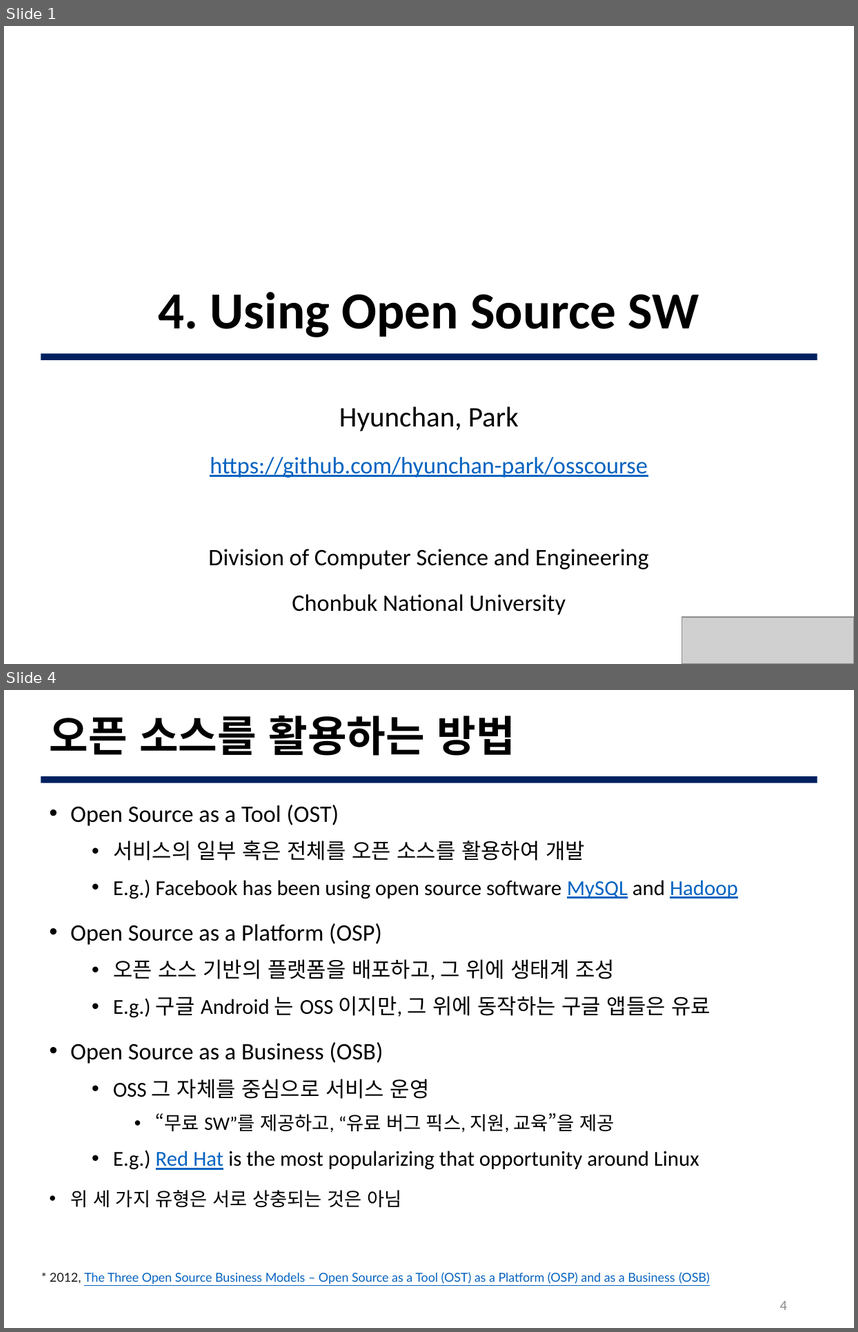
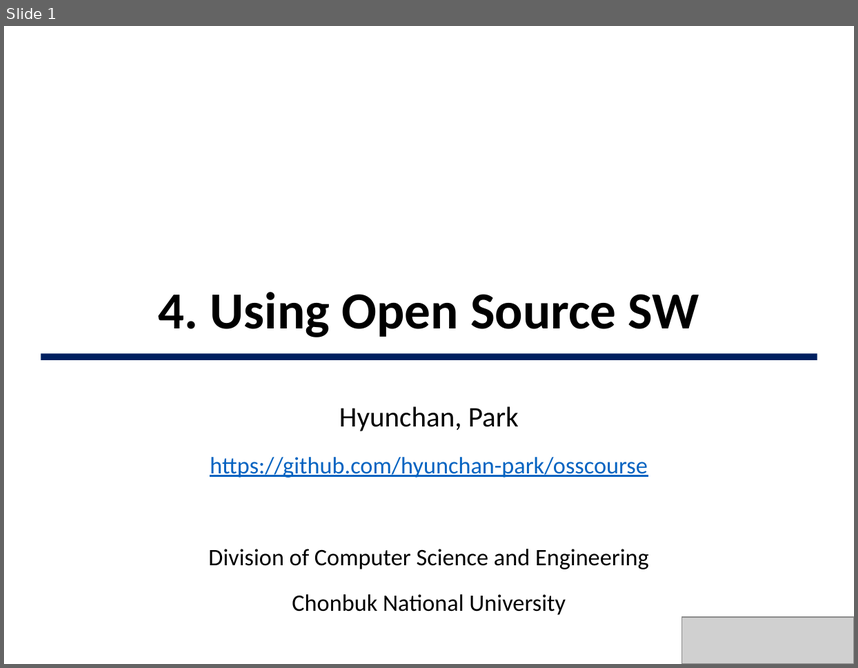
Before and after one commit to JBNU-JEduTools/osscourse, a slide deck: Slides/4. Using Open Source SW.pptx. Shown one above the other, each under a label of ours: slides 1 and 4 before the commit, slide 1 after it; the slides between them are not shown. The pictures are 858x1332 and 858x668 pixels, drawn with LibreOffice and Linux fonts; fonts in the diff are those of the drawing; grey boxes stand for pictures; background and template pictures are left out. Boxes give left, top, right and bottom in pixels: in the first picture for what was removed or moved away, otherwise in the second. Text is boxed around its words. In the diff, an @@ line names an element or a change of style, - is before the commit and + after.

```diff
--- a/Slides/4. Using Open Source SW.pptx
+++ b/Slides/4. Using Open Source SW.pptx
@@ slide 4 removed at (x1=4, y1=690, x2=854, y2=1328), background #FFFFFF @@
@@ title removed at (x1=50, y1=716, x2=515, y2=756) @@
-오픈 소스를 활용하는 방법
@@ rectangle removed at (x1=41, y1=777, x2=817, y2=784) @@
@@ text removed at (x1=70, y1=805, x2=738, y2=1208) @@
-• Open Source as a Tool (OST)
-  • 서비스의 일부 혹은 전체를 오픈 소스를 활용하여 개발
-  • E.g.) Facebook has been using open source software MySQL and Hadoop
-• Open Source as a Platform (OSP)
-  • 오픈 소스 기반의 플랫폼을 배포하고, 그 위에 생태계 조성
-  • E.g.) 구글 Android 는 OSS 이지만, 그 위에 동작하는 구글 앱들은 유료
-• Open Source as a Business (OSB)
-  • OSS 그 자체를 중심으로 서비스 운영
-    • “무료 SW”를 제공하고, “유료 버그 픽스, 지원, 교육”을 제공
-  • E.g.) Red Hat is the most popularizing that opportunity around Linux
-• 위 세 가지 유형은 서로 상충되는 것은 아님
@@ text removed at (x1=50, y1=1272, x2=710, y2=1283) @@
-* 2012, The Three Open Source Business Models – Open Source as a Tool (OST) as a Platform (OSP) and as a Business (OSB)
@@ page number removed at (x1=780, y1=1301, x2=787, y2=1310) @@
-4
```
Also in this commit, not shown: 6 slides changed, 15 slides added, 16 other slides removed, 9 other files.
